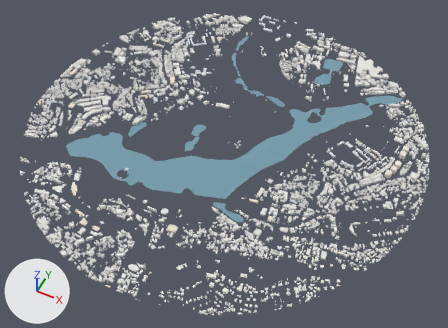
The glTF model docs/assets/dalat/dalat-city.glb, before and after one commit.
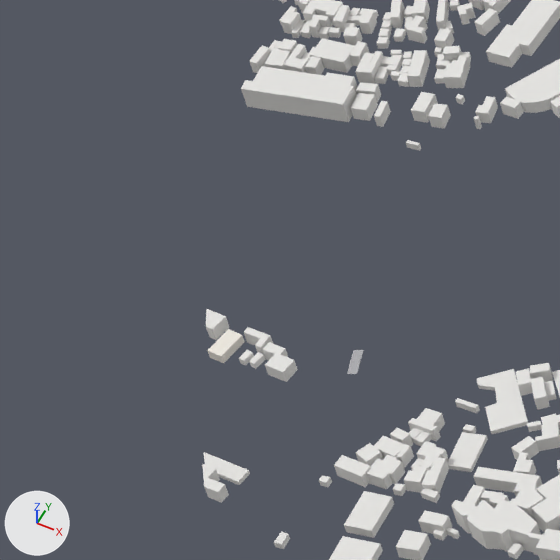
Old and new are each drawn whole from a camera (50 mm lens) standing at (1233.0, -2474.0, 2802.0) and looking at (70.0, -147.0, -107.0) and again close up on the part from 0% to 12% of the width and 38% to 55% of the height. The axes (+X, +Y, +Z) are drawn at lower left. The lights are the same throughout. The first two pictures are the older version. Where no turn or scale is listed for an object, it has been applied to the vertices. Vertices at exactly the same position are counted once.

The first close-up shows 'BUILDINGS_OTHER', 'BUILDINGS_RESIDENTIAL' and 1 more.
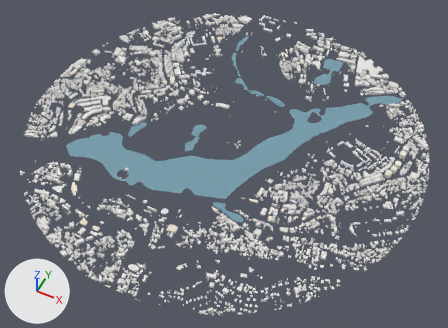
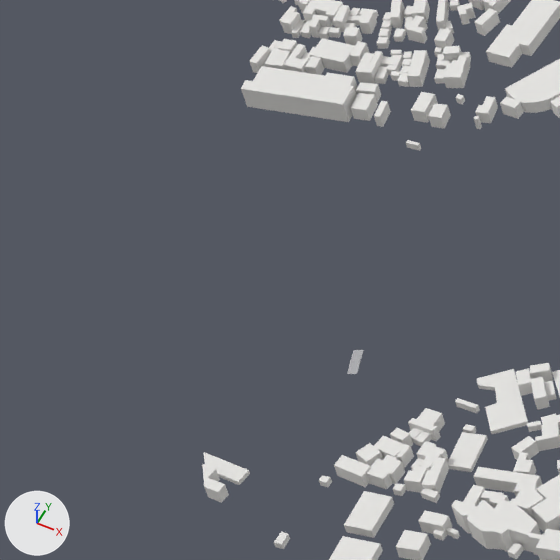
Changed parts and their boxes [x1, y1, x2, y2] in the close-ups (560 x 560 px):
'BUILDINGS_RESIDENTIAL', reshaped, moved (not visible afterwards)
    before: [207, 329, 245, 363]
part 2 of me_buildings_other, deleted
    before: [262, 342, 298, 382]
part 3 of me_buildings_other, deleted
    before: [244, 327, 273, 354]
part 4 of me_buildings_other, deleted
    before: [249, 352, 266, 369]
part 5 of me_buildings_other, deleted
    before: [206, 309, 229, 340]
part 6 of me_buildings_other, deleted
    before: [239, 349, 254, 365]

What the commit changed:
me_buildings_residential is used by ob_buildings_residential; location (103.3, 18.2, 19.5).
me_buildings_residential had 1557 vertices, 2410 faces and spanned x -1153.0..1153.0, y -1010.0..1010.0, z -25.0..25.0.
me_buildings_residential now has 1549 vertices, 2398 faces and spans x -1153.0..1153.0, y -1010.0..1010.0, z -21.0..21.0.
me_buildings_residential part 1: 103 loose pieces with 814 vertices, spanning x -1153.0..1153.0, y -817.0..763.0, z -25.0..23.0, are deleted.
Other edits to the shape of me_buildings_residential do not show in these pictures.
me_buildings_other is used by ob_buildings_other; location (0.0, -15.0, 34.1).
me_buildings_other had 53008 vertices, 83496 faces and spanned x -1260.0..1260.0, y -1245.0..1245.0, z -46.0..46.0.
me_buildings_other now has 52956 vertices, 83412 faces and spans x -1260.0..1260.0, y -1245.0..1245.0, z -46.0..46.0.
me_buildings_other part 2: the loose piece of 16 vertices spanning x -973.0..-950.0, y -740.0..-724.0, z -40.0..-31.0 is deleted.
me_buildings_other part 3: the loose piece of 12 vertices spanning x -992.0..-975.0, y -731.0..-720.0, z -40.0..-30.0 is deleted.
me_buildings_other part 4: the loose piece of 8 vertices spanning x -977.0..-972.0, y -740.0..-731.0, z -39.0..-35.0 is deleted.
me_buildings_other part 5: the loose piece of 8 vertices spanning x -1023.0..-1009.0, y -732.0..-720.0, z -39.0..-30.0 is deleted.
me_buildings_other part 6: the loose piece of 8 vertices spanning x -984.0..-979.0, y -741.0..-733.0, z -39.0..-35.0 is deleted.
Object 'BUILDINGS_RESIDENTIAL' (ob_buildings_residential) moves from (103.3, 18.2, 19.5) to (103.3, 18.2, 22.9).
